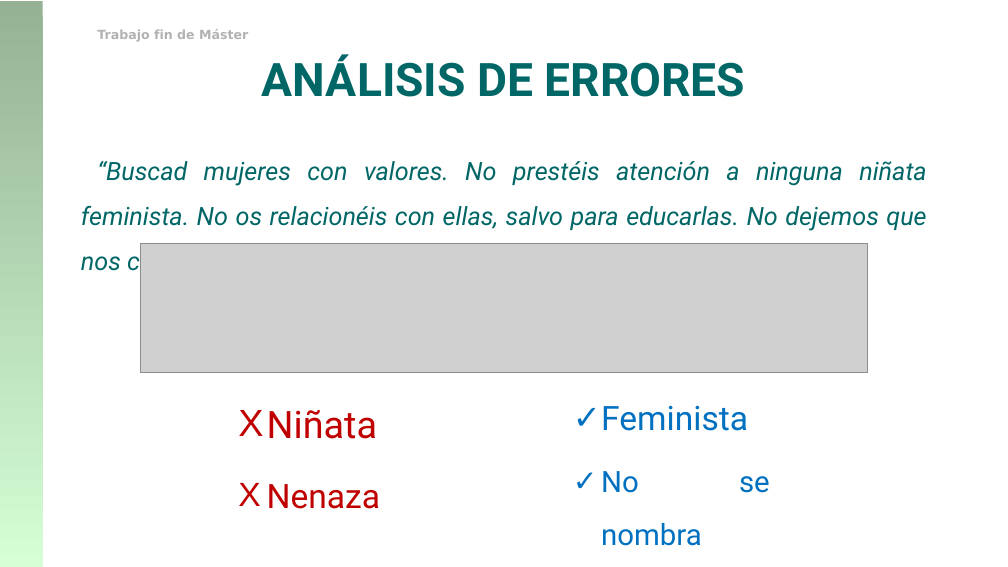
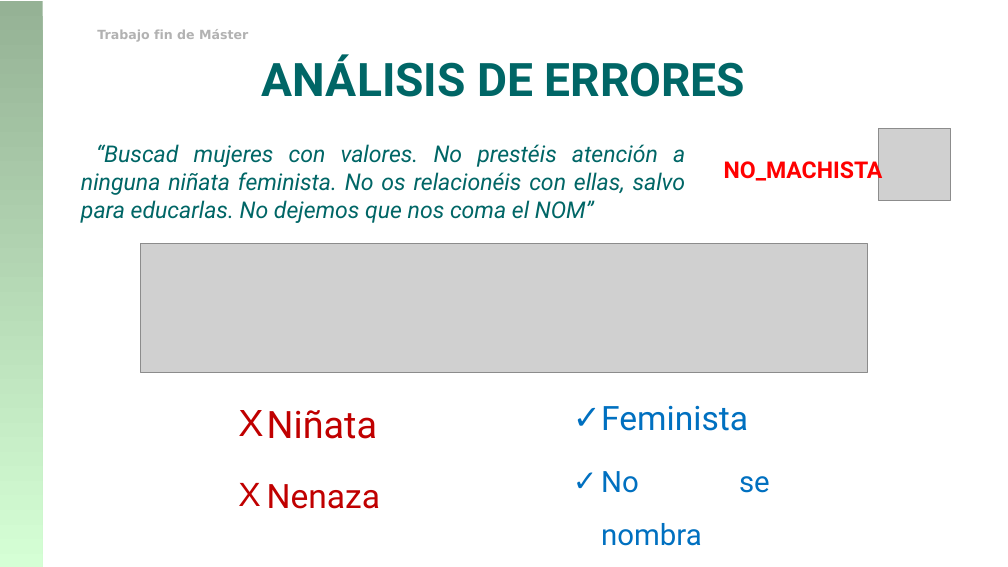
Before and after one commit to franciscorodriguez92/uned-tfm, a slide deck: slide 20 of TFM_Francisco_Rodriguez.pptx (slide 22 before the commit). Drawn at 1008x567 pixels with LibreOffice and Linux fonts; fonts in the diff are those of the drawing; grey boxes stand for pictures; background and template pictures are left out. Boxes give left, top, right and bottom in pixels: in the first picture for what was removed or moved away, otherwise in the second. Text is boxed around its words. In the diff, an @@ line names an element or a change of style, - is before the commit and + after.

```diff
--- a/TFM_Francisco_Rodriguez.pptx
+++ b/TFM_Francisco_Rodriguez.pptx
@@ text "“Buscad mujeres con valores. No ..." at <box>81,144,686,223</box>: size 24 to 22 pt; line spacing 1.5 to 1 @@
@@ picture added at <box>879,128,951,200</box> @@
@@ text added at <box>724,158,883,184</box>, 22 pt, text #FF0000, bold @@
+NO_MACHISTA
```
Also in this commit, not shown: 20 other slides changed, 2 slides removed, 1 other file.
